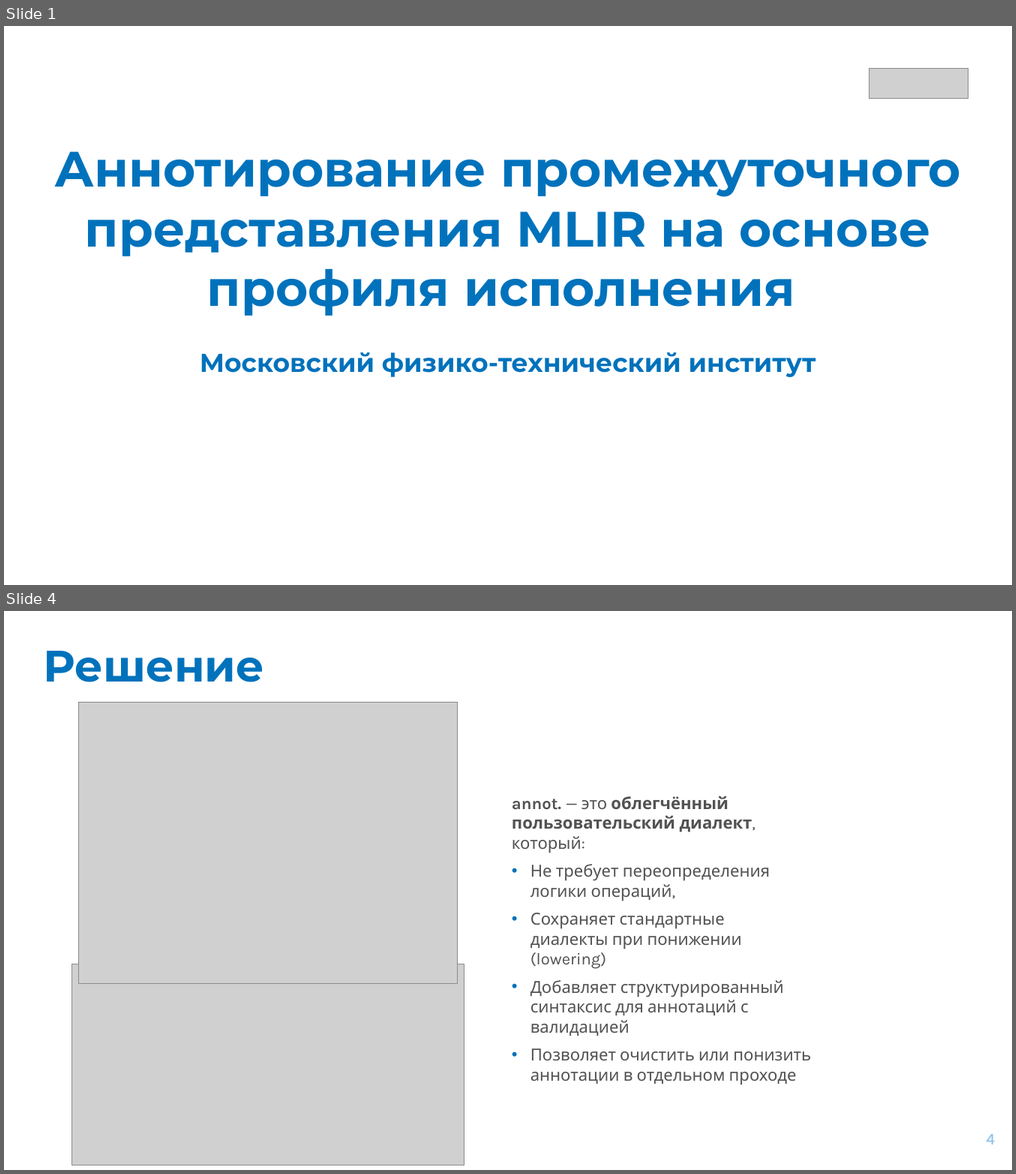
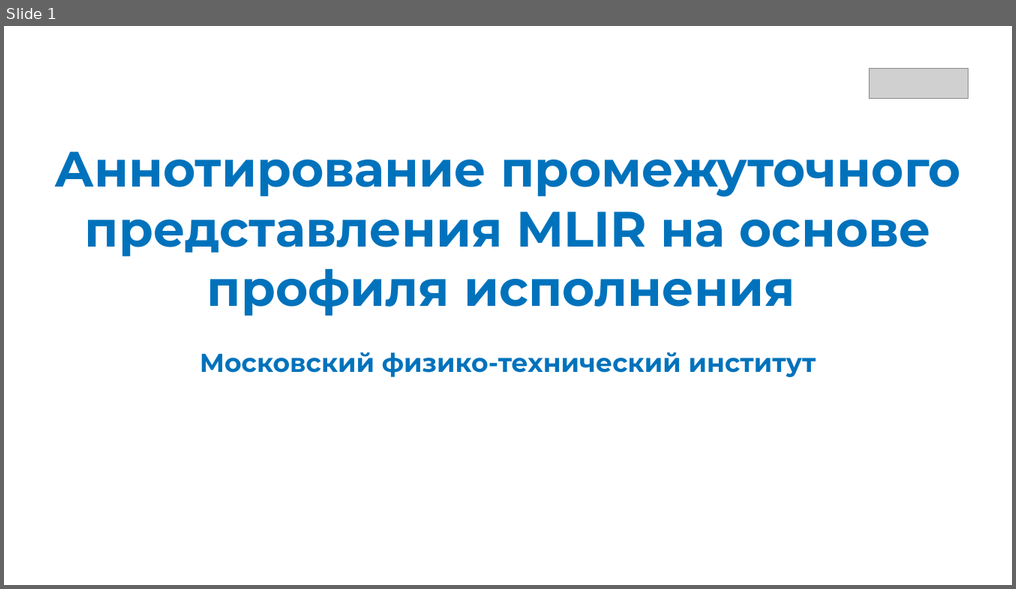
Before and after one commit to alexxRT/mipt-thesis, a slide deck: results/presentation/Presentation.pptx. Shown one above the other, each under a label of ours: slides 1 and 4 before the commit, slide 1 after it; the slides between them are not shown. The pictures are 1016x1174 and 1016x589 pixels, drawn with LibreOffice and Linux fonts; fonts in the diff are those of the drawing; grey boxes stand for pictures; background and template pictures are left out. Boxes give left, top, right and bottom in pixels: in the first picture for what was removed or moved away, otherwise in the second. Text is boxed around its words. In the diff, an @@ line names an element or a change of style, - is before the commit and + after.

Commit message:
update: text and presentation changes

```diff
--- a/results/presentation/Presentation.pptx
+++ b/results/presentation/Presentation.pptx
@@ slide 4 removed at (4,611,1012,1170), background #FFFFFF @@
@@ title removed at (44,651,264,682) @@
-Решение
@@ picture removed at (78,702,457,983) @@
@@ text removed at (512,795,811,1085) @@
-annot. — это облегчённый пользовательский диалект, который:
-• Не требует переопределения логики операций,
-• Сохраняет стандартные диалекты при понижении (lowering)
-• Добавляет структурированный синтаксис для аннотаций с валидацией
-• Позволяет очистить или понизить аннотации в отдельном проходе
@@ picture removed at (72,963,464,1165) @@
@@ page number removed at (986,1134,995,1144) @@
-4
```
Also in this commit, not shown: 5 slides changed, 2 slides added, 13 other files.
